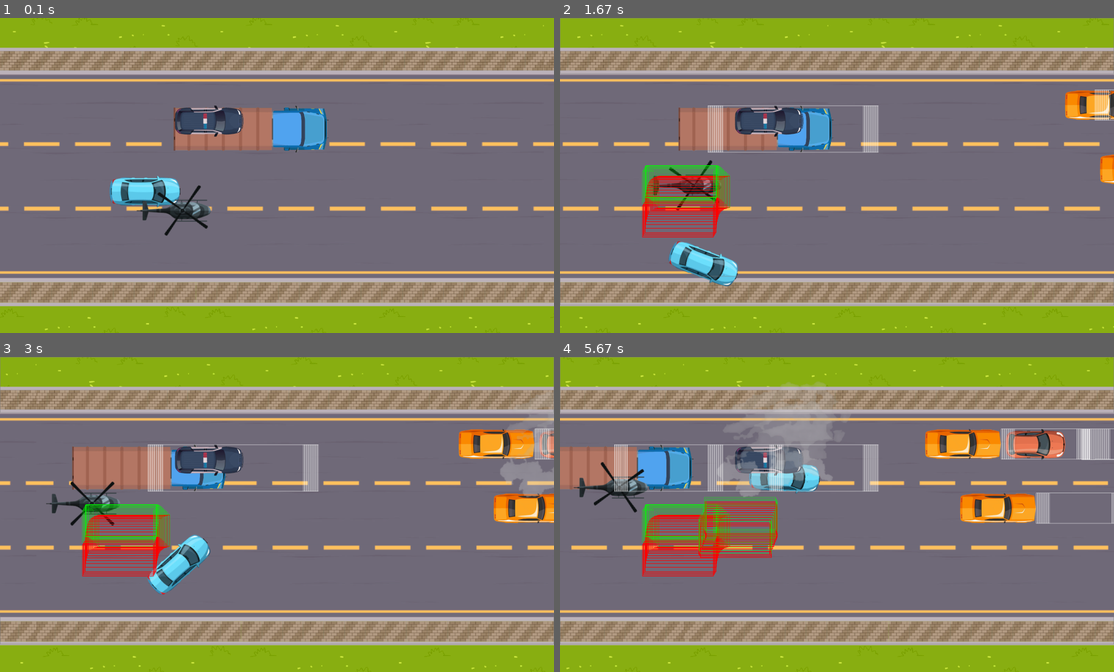
Above: before the commit, frames 1-4 (two rows, left to right).
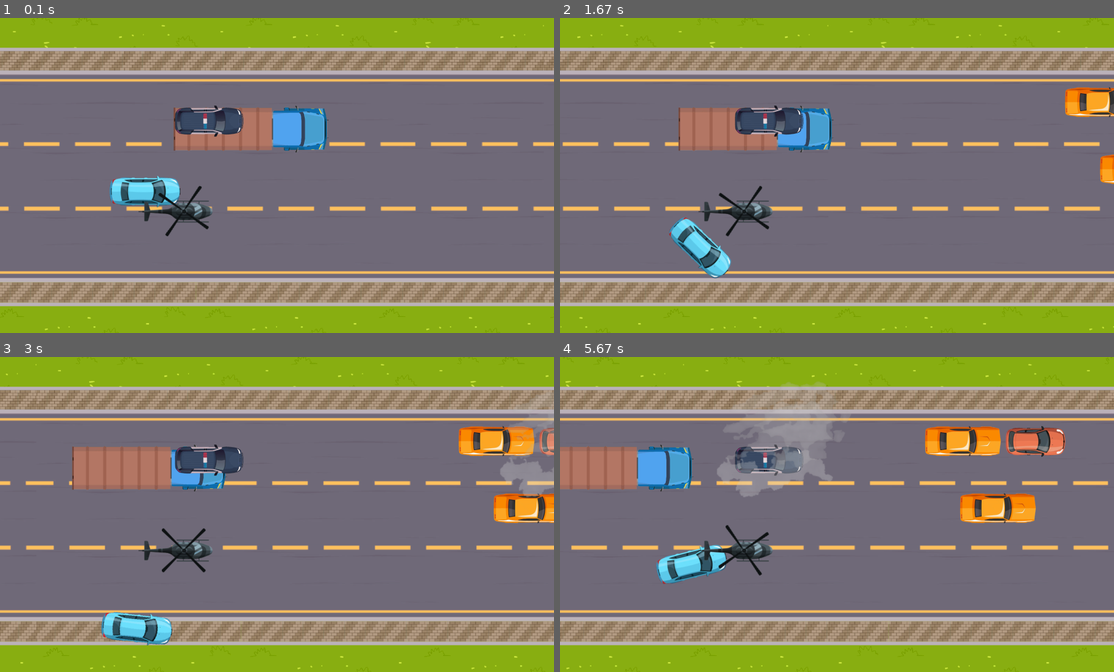
Above: after the commit, the same moments.

Repository: AdamJ77/highway-pygame
Game: pygame game, started from main_speeding.py
Two runs of this game, one before a commit and one after it. Both use one fixed random seed, a clock stepped at 60 frames per second and the inputs below.
Inputs:
- Up to frame 1 (0.1 s): no input
- Up to frame 2 (1.67 s): hold Q 0.33-0.8 s; hold D 0.33-0.8 s; hold D 0.83-1.3 s; tap Space at 0.9, 1.2, 1.4 s; hold W 1.33-1.63 s
- Up to frame 3 (3 s): hold D 1.67-2.13 s; tap Space at 1.73, 2.03, 2.23, 2.53, 2.8 s; hold A 2.17-2.7 s; hold S from 2.73 s (still down)
- Up to frame 4 (5.67 s): release S at 3.03 s; hold Q 3.07-3.47 s; hold A 3.07-3.47 s; tap Space at 3.13, 3.43, 3.57, 3.87, 4, 4.4, 4.7, 5.07, 5.47 s; hold A 3.5-3.9 s; hold W 3.93-4.3 s; hold D 4.33-4.97 s; hold S 5-5.37 s; hold A from 5.4 s (still down)

The runs differ from the first frame. In frame 1, 0.3% of the frame differs, in the area x 24-39%, y 53-70%; in frame 2, 6.2%; in frame 3, 7.1%; in frame 4, 9.7%, in the area x 0-100%, y 0-92%.

Commit message:
Changing player movement physics & added player's second collide rect

Diff:
--- a/class_player.py
+++ b/class_player.py
@@ -4,8 +4,9 @@
 
 from classes_other import Car
 from config import (ACELERATION, ANGLE_ROTATE, BRAKE_DECEL, BRAKE_LIGHTS,
-                    HEIGHT, MAX_ANGLE, PLAYER_HEIGHT, PLAYER_IMAGE,
-                    PLAYER_WIDTH, SCROLL_SPEED, SPEED_PLAYER, WIDTH)
+                    HEIGHT, MAX_ANGLE, MAX_SPEED_PLAYER, PLAYER_HEIGHT,
+                    PLAYER_IMAGE, PLAYER_WIDTH, SCROLL_SPEED, SPEED_PLAYER,
+                    WIDTH)
 
 
 class Player(Car):
@@ -18,16 +19,34 @@
         self.height = PLAYER_HEIGHT
         self.brakes_light = False
         self.brake_model = BRAKE_LIGHTS
-        # self.speed_x #TODO
-        # self.speed_y #TODO (to use when collision)
+        self.speed_x = SPEED_PLAYER
+        self.speed_y = 0
 
     def get_rect(self):
         """Create and return Rect object based on self attributes"""
-        x_cord = self.x
-        y_cord = self.y + 15
+        y_cord = self.y
         if self.rotation < 0:
-            y_cord = self.y + self.width // 2 * self.get_tan_abs(self.rotation) - 5
-        return pg.Rect(x_cord, y_cord, self.width, self.height)
+            y_cord = self.y + self.get_height() // 2 * self.get_tan_abs(self.rotation)
+        return pg.Rect(self.x + PLAYER_WIDTH // 2, y_cord + 5, self.width // 2, self.height - 5)
+
+    def get_rect_2(self):
+        if self.rotation < 0:
+            rect = pg.Rect(self.x + 15 * self.get_tan_abs(self.rotation), self.y + 15 * self.get_tan_abs(self.rotation), PLAYER_WIDTH // 2, self.get_height() // 2)
+        elif self.rotation > 0:
+            rect = pg.Rect(self.x + 15 * self.get_tan_abs(self.rotation), self.y + self.get_height() // 2, PLAYER_WIDTH // 2, self.get_height() // 2 - 15 * self.get_tan_abs(self.rotation))
+        else:
+            rect = pg.Rect(self.x, self.y + 10, PLAYER_WIDTH // 2, PLAYER_HEIGHT - 10)
+        return rect
+
+    def get_height(self):
+        return self.model.get_height()
+
+    def get_real_speed(self) -> float:
+        """Return float compound speed (real_speed)"""
+        return math.sqrt(self.speed_x ** 2 + self.speed_y ** 2)
+
+    def set_height(self):
+        self.height = PLAYER_HEIGHT + PLAYER_HEIGHT * self.get_tan_abs(self.rotation)
 
 
     @staticmethod
@@ -41,28 +60,43 @@
         tan = math.tan(math.radians(abs(angle)))
         return 1//tan
 
+    def speed_up(self):
+        if self.get_real_speed() < MAX_SPEED_PLAYER:
+            self.speed_x += ACELERATION
+            self.speed_y = self.speed_x * self.get_tan_abs(self.rotation)
+
+    def slow_down(self):
+        if self.get_real_speed() < 0:
+            self.speed_x = SPEED_PLAYER
+            self.speed_y = self.speed_x * self.get_tan_abs(self.rotation)
+        # else:
+            # self.speed_x -=
+
     def move_forward(self) -> None:
         """Move car forward depending on the car's rotation"""
-        if self.x + self.speed < WIDTH - PLAYER_WIDTH:
-            self.x += self.speed
-            if self.speed < self.max_speed:
-                self.speed += ACELERATION
+        if self.x + self.speed_x < WIDTH - PLAYER_WIDTH:
+            self.x += self.speed_x
+            if self.get_real_speed() < MAX_SPEED_PLAYER:
+                self.speed_x += ACELERATION
         self.move_sideways()
 
     def move_sideways(self) -> None:
         """Move sideways if there is rotation != 0"""
         tan_angle = self.get_tan_abs(self.rotation)
-        y_speed = (self.speed + SCROLL_SPEED) * tan_angle
-        self.y += y_speed if self.rotation < 0 else -y_speed
+        # self.get_cot(self.rotation)
+        if self.speed_y * tan_angle < MAX_SPEED_PLAYER:
+            self.speed_y = self.speed_x * tan_angle
+
+        self.y += self.speed_y if self.rotation < 0 else -self.speed_y
 
     def no_acceleration(self) -> None:
         """Speed down if no acceleration"""
-        if self.speed > SPEED_PLAYER + 1 and (new_x := self.x + self.speed) < WIDTH - PLAYER_WIDTH:
-            if self.speed - self.decelaration >= SPEED_PLAYER:
-                self.speed -= self.decelaration
+        if self.get_real_speed() > SPEED_PLAYER + 1 and (new_x := self.x + self.speed_x) < WIDTH - PLAYER_WIDTH:
+            if self.speed_x - self.decelaration >= SPEED_PLAYER:
+                self.speed_x -= self.decelaration
                 self.x = new_x
         else:
-            self.speed = SPEED_PLAYER
+            self.speed_x = SPEED_PLAYER
             self.free_decelaration()
         self.move_sideways()
 
@@ -72,10 +106,11 @@
 
     def brake(self) -> None:
         """Massive speed down"""
-        if (new_speed:=self.speed - self.decelaration * 3) >= SPEED_PLAYER:
+        if (new_speed:=self.get_real_speed() - self.decelaration * 3) >= SPEED_PLAYER:
                 self.speed = new_speed
-                self.x += self.speed
-        elif not self.speed and (new_x:= self.x - BRAKE_DECEL) > 0:
+                self.x += self.speed_x
+                self.y += self.speed_y
+        elif not self.get_real_speed() and (new_x:= self.x - BRAKE_DECEL) > 0:
                 self.x = new_x
         self.move_sideways()
         self.brakes_light = True
@@ -90,6 +125,10 @@
         rotated_image = pg.transform.rotate(PLAYER_IMAGE, self.rotation)
         rotated_image_brake = pg.transform.rotate(BRAKE_LIGHTS, self.rotation)
         new_rect = rotated_image.get_rect(center=(self.model.get_rect(topleft=(self.x, self.y)).center))
+        # if not negative and self.rotation <=0:
+            # self.y = self.y + 3
+        # elif not negative:
+            # self.y -= 3
         self.model = rotated_image
         self.brake_model = rotated_image_brake
         self.rotation += ANGLE_ROTATE * (-1) ** negative
--- a/classes_other.py
+++ b/classes_other.py
@@ -251,10 +251,7 @@
         self.y += CHOPPER_SPEED * cos_y(self.destination, (self.x, self.y))
 
     def onDestination(self) -> bool:
-        if distance((self.x, self.y), self.destination) < MARGIN_OF_ERROR:
-            return True
-        else:
-            return False
+        return True if distance((self.x, self.y), self.destination) < MARGIN_OF_ERROR else False
 
 
 def distance(point1, point2) -> float:
--- a/collisions.py
+++ b/collisions.py
@@ -45,15 +45,16 @@
     """Check from on which side was collision"""
     if abs(rect_player.bottom - rect_car.top) < COLLISION_TOLERANCE:
         print("bottom collision", player.speed)
-        if player.rotation < 0:
-            player.rotation += 10
+        # if player.rotation < 0:
+            # player.rotation += 10
+        player.y = rect_car.top - player.height
         # player.rotate_back("bottom")
 
     if abs(rect_player.top - rect_car.bottom) < COLLISION_TOLERANCE + player.speed * player.get_tan_abs(player.rotation):
         print("top collision", player.speed)
-        if player.rotation > 0:
-            player.rotation -= 10
-        # player.rotate_back("top")
+        # if player.rotation > 0:
+            # player.rotation -= 10
+        player.rotate_back("top")
 
     if abs(rect_player.right - rect_car.left) < COLLISION_TOLERANCE + player.speed:
         print("right collision", player.speed, rect_player.right, rect_car.left)
--- a/config.py
+++ b/config.py
@@ -14,14 +14,14 @@
 PLAYER_IMAGE = pg.transform.rotate(pg.image.load("images/player_car_new.png"), -90)
 PLAYER_WIDTH, PLAYER_HEIGHT = PLAYER_IMAGE.get_width(), PLAYER_IMAGE.get_height()
 
-SPEED_PLAYER = 0
+SPEED_PLAYER = 5
 MAX_SPEED_PLAYER = 15
 ACELERATION = 0.15
 SPEED_CAR_SIDEWAYS = 5
 FRICTION_DECEL = 0.5     # decelaration caused by friction and no acceleration
 BRAKE_DECEL = 10
 
-ANGLE_ROTATE = 3
+ANGLE_ROTATE = 2
 ROTATION_BACK_SPEED_ANGLE = 2
 MAX_ANGLE = 45
 
@@ -85,9 +85,9 @@
 TIME_OF_TURN = 10
 
 #SPAWN LOCATIONS
-SPAWN_LOC_1 = (HIGHWAY_IMAGE_WIDTH , DRIVING_AREA_SIZE[0] + 80)
+SPAWN_LOC_1 = (HIGHWAY_IMAGE_WIDTH , DRIVING_AREA_SIZE[0] + 70)
 SPAWN_LOC_2 = (HIGHWAY_IMAGE_WIDTH , DRIVING_AREA_SIZE[0] + 300)
-SPAWN_LOC_3 = (HIGHWAY_IMAGE_WIDTH , DRIVING_AREA_SIZE[0] + 520)
+SPAWN_LOC_3 = (HIGHWAY_IMAGE_WIDTH , DRIVING_AREA_SIZE[0] + 530)
 SPAWN_LOCATIONS = [SPAWN_LOC_1, SPAWN_LOC_2, SPAWN_LOC_3]
 
 # POLICE CHOPPER
--- /dev/null
+++ b/environment.py
@@ -0,0 +1,5 @@
+class Environment:
+    def __init__(self, clouds, highway_background, lamps) -> None:
+        self.clouds = clouds
+        self.highway_background = highway_background
+        self.lamps = lamps
--- a/main_speeding.py
+++ b/main_speeding.py
@@ -22,12 +22,17 @@
 # PLAYER HANDLING
 def input_player(
     player: Player,
-    police_car: Police
+    police_car: Police,
+    traffic_cars,
+    upper_b,
+    lower_b,
+    q_key: bool
     ) -> None:
     """
     Handle player's keyboard event
     """
     keys_pressed = pg.key.get_pressed()
+
     if keys_pressed[pg.K_w] and not keys_pressed[pg.K_s]:
         player.move_forward()
     if keys_pressed[pg.K_a]:
@@ -36,47 +41,47 @@
         player.rotate_right()
     if keys_pressed[pg.K_s]:
         player.brake()
+    else:
+        player.brakes_light = False
     if not keys_pressed[pg.K_w] and not keys_pressed[pg.K_SPACE] and not keys_pressed[pg.K_s]:
         player.no_acceleration()
-    if not keys_pressed[pg.K_s]:
-        player.brakes_light = False
     if keys_pressed[pg.K_SPACE]:
         player.constant_speed()
-    if keys_pressed[pg.K_c]:
-        AREA_SURFACE.fill(pg.Color(0,0,0,0))
+    if keys_pressed[pg.K_q]:
+        q_key = False if q_key else True
     if keys_pressed[pg.K_p]:
         police_car.turn_police_lights_on()
-    # else:
-    #     police_car.turn_police_ligths_off()
-
-
-def debug(
+
+    draw_rect(player, traffic_cars, upper_b, lower_b, q_key)
+    return q_key
+
+
+def draw_rect(
     player: Player,
     traffic_cars: np.array,
-    police_car: Police,
     upper_b: pg.Rect,
-    lower_b: pg.Rect
+    lower_b: pg.Rect,
+    q_key: bool
     ) -> None:
     """
-    Check for debug functions :
-    q - draw all cars' rectangles
-    """
-    keys_pressed = pg.key.get_pressed()
-    if keys_pressed[pg.K_q]:
-        rect_player = player.get_rect()
-        for car in traffic_cars:
-            car_rect = car.get_rect()
-            pg.draw.rect(AREA_SURFACE, (255,255,255), car_rect, 1)
-        pg.draw.rect(AREA_SURFACE, (255, 0, 0), rect_player, 2)
-        pg.draw.rect(AREA_SURFACE, (0, 255, 0), pg.Rect(player.x, player.y, player.width, player.height), 1)
-        pg.draw.rect(AREA_SURFACE, (127, 127, 127), upper_b, 1 )
-        pg.draw.rect(AREA_SURFACE, (127, 127, 127), lower_b, 1 )
-
-    # police_car.constant_speed()
-    # police_car.free_decelaration()
-    # police_car.turn_police_lights_on()
-    # print(police_car.rotation, police_car.x, police_car.y)
-    # police_car.change_line()
+    Draw traffic cars & player pg.Rect objects
+    """
+    if not q_key:
+        AREA_SURFACE.fill(pg.Color(0,0,0,0))
+        return
+
+    AREA_SURFACE.fill(pg.Color(0,0,0,0))
+    for car in traffic_cars:
+        car_rect = car.get_rect()
+        pg.draw.rect(AREA_SURFACE, (255,255,255), car_rect, 1)
+
+    rect_player = player.get_rect()
+    rect_player_2 = player.get_rect_2()
+    pg.draw.rect(AREA_SURFACE, (255, 0, 0), rect_player, 2)
+    pg.draw.rect(AREA_SURFACE, (0, 0, 255), rect_player_2, 2)
+    # pg.draw.rect(AREA_SURFACE, (0, 255, 0), pg.Rect(player.x, player.y, player.width, player.height), 1)
+    pg.draw.rect(AREA_SURFACE, (127, 127, 127), upper_b, 1 )
+    pg.draw.rect(AREA_SURFACE, (127, 127, 127), lower_b, 1 )
 
 def show_moving_objects(array: np.array) -> np.array:
     """
@@ -205,6 +210,9 @@
 
     clouds = np.array([], dtype=object)
 
+    # debug key
+    q_key = False
+
     while run:
         pg.display.flip()
         clock.tick(40)
@@ -220,8 +228,8 @@
         # DISPLAY OBJECTS ON SCREEN
         traffic_cars, clouds = update_screen(player, traffic_cars, police_car, chopper, clouds)
 
-        # CHECK IF PLAYER COLLIDED WITH BOUNDARY OR CAR
-        collisions(player, traffic_cars, upper_b, lower_b, chopper)
+        # PLAYER'S COLLISIONS
+        # collisions(player, traffic_cars, upper_b, lower_b, chopper)
 
         # CHOPPER TURBINES TEST
         chopper.rotate_turbine()
@@ -236,15 +244,16 @@
         clouds = spawn_clouds(PROBABILITY_OF_SPAWN_CLOUD, CLOUD_DENSITY, clouds)
         move_clouds(clouds)
 
-        # CHECK FOR PLAYER'S INPUT
-        input_player(player, police_car)
+        # CHECK FOR USER'S INPUT
+        q_key = input_player(player, police_car, traffic_cars, upper_b, lower_b, q_key)
 
         # TRAFFIC
         move_traffic(traffic_cars)
         traffic_cars = spawn_traffic(PROBABILITY_OF_SPAWN, NUM_OF_TRAFFIC, Car_Colors, traffic_cars, locations_objs)
 
-        # DEBUG
-        debug(player, traffic_cars, police_car, upper_b, lower_b)
+        print(f"X speed={player.speed_x:.2f},\t Y speed=, {player.speed_y:.2f}, \t REAL speed={player.get_real_speed():.2f} ,\t TAN value= {player.get_tan_abs(player.rotation):.2f}")
+        print(player.y, player.get_height())
+
     pg.quit()
 
 
